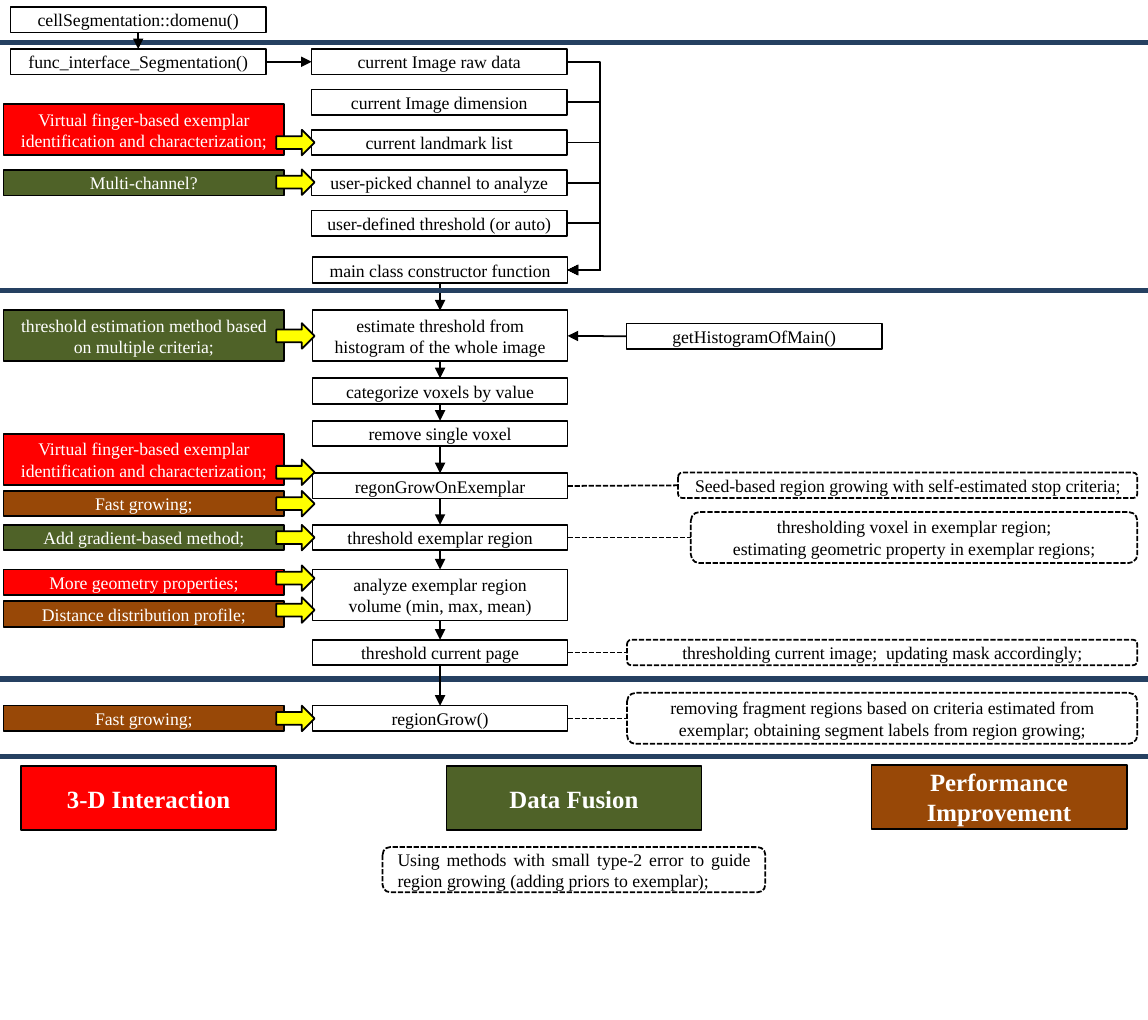
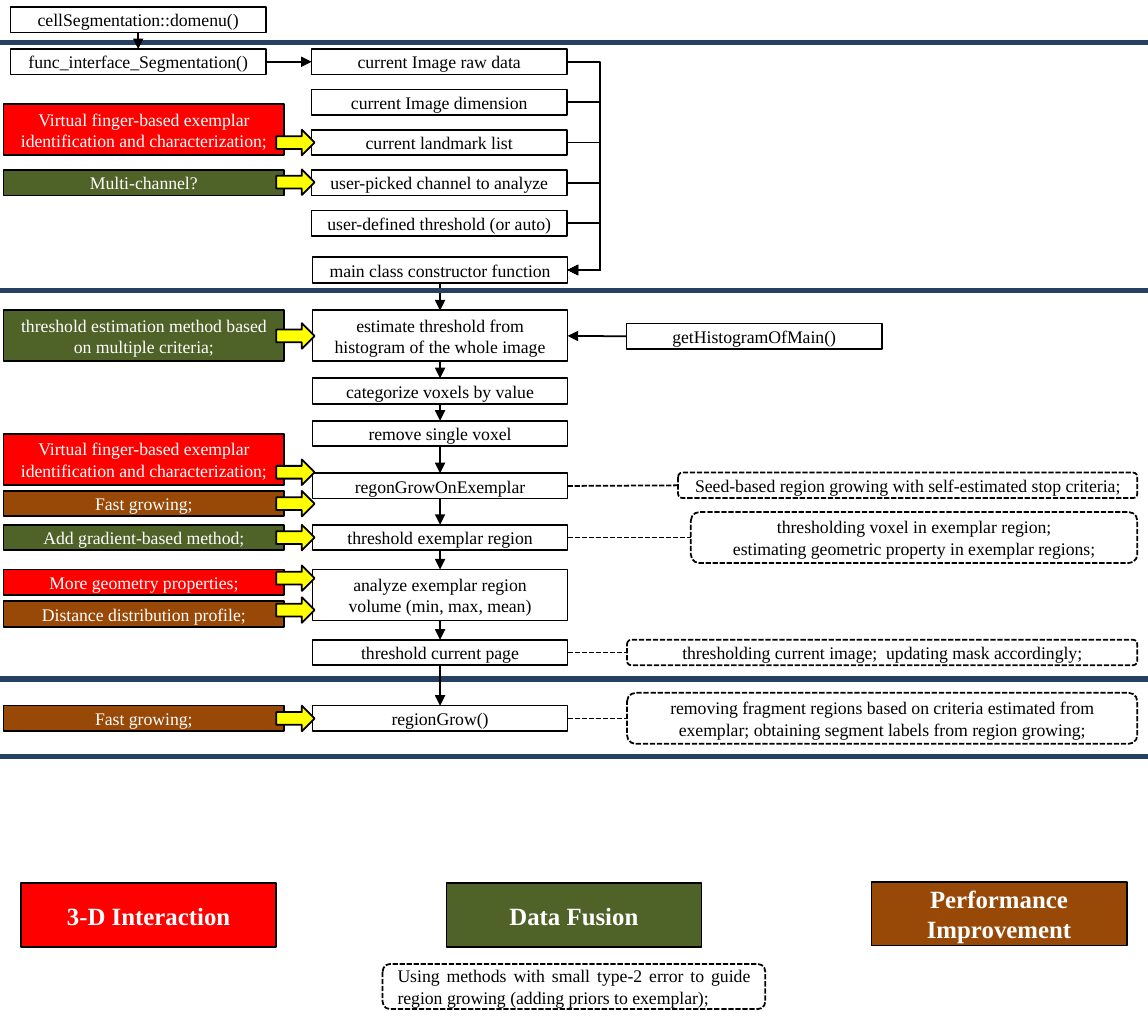
Before and after one commit to CBL-ORION/Vaa3D-tools-mirror, a slide deck: slide 1 of hackathon/xiang/cellSegmentation/scheme.pptx. Drawn at 1148x1020 pixels with LibreOffice and Linux fonts; fonts in the diff are those of the drawing. Boxes give left, top, right and bottom in pixels: in the first picture for what was removed or moved away, otherwise in the second. Text is boxed around its words. In the diff, an @@ line names an element or a change of style, - is before the commit and + after.

```diff
--- a/hackathon/xiang/cellSegmentation/scheme.pptx
+++ b/hackathon/xiang/cellSegmentation/scheme.pptx
@@ rectangle "Performance Improvement": place and size @@
-rectangle "Performance Improvement" at box(871, 765, 1126, 829)
+rectangle "Performance Improvement" at box(871, 883, 1126, 946)
@@ 2 rectangles, 1 rounded rectangle: place and size @@
-2 rectangles, 1 rounded rectangle at box(22, 767, 765, 892)
+2 rectangles, 1 rounded rectangle at box(22, 884, 765, 1009)
```
Also in this commit, not shown: 1 slide added.
